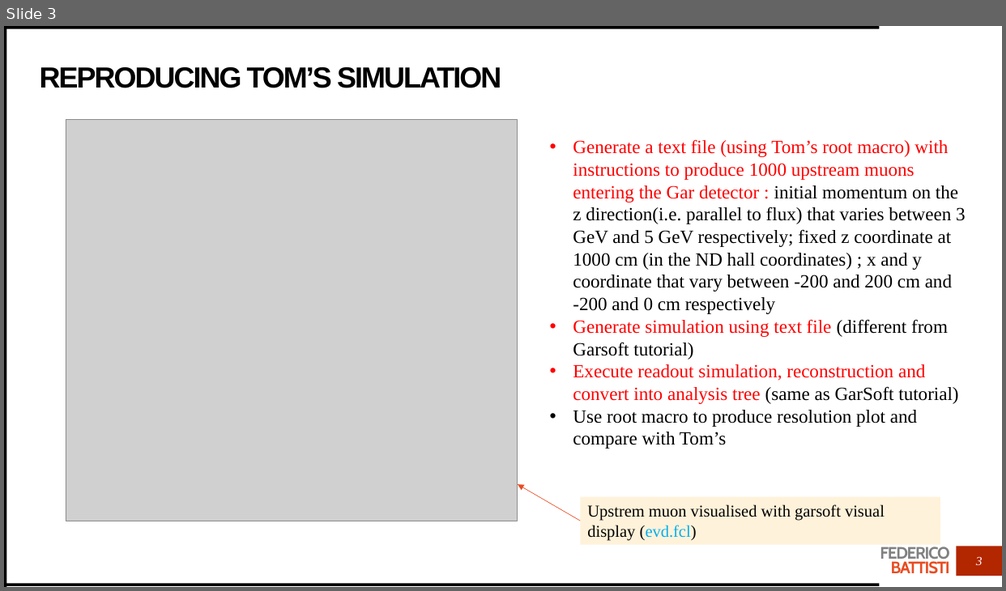
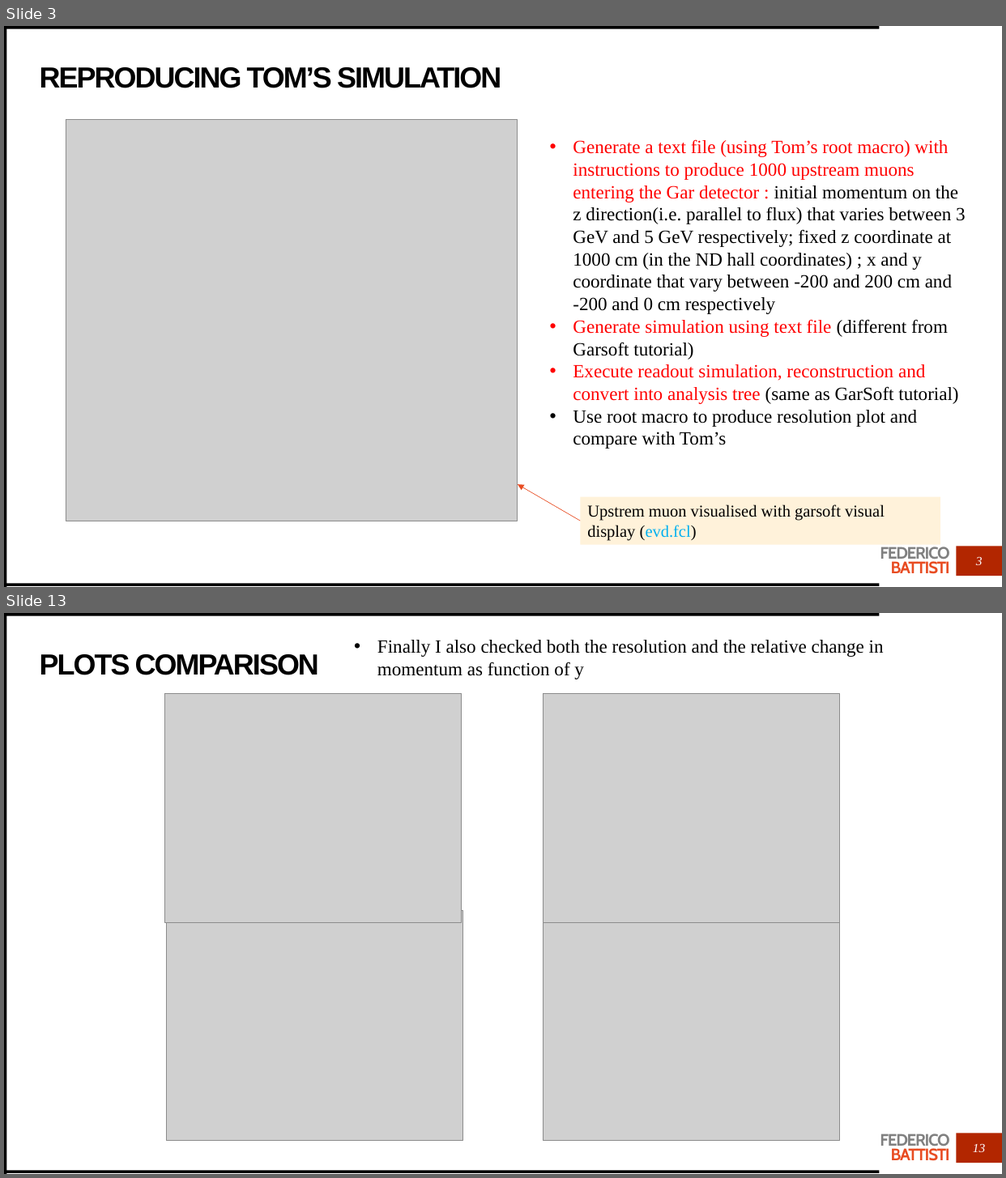
Before and after one commit to Trenchcoat95/OxfordCode, a slide deck: Simulation Exercise.pptx. Shown one above the other, each under a label of ours: slide 3 before the commit, slides 3 and 13 after it; the slides between them are not shown. The pictures are 1006x591 and 1006x1178 pixels, drawn with LibreOffice and Linux fonts; fonts in the diff are those of the drawing; grey boxes stand for pictures. Boxes give left, top, right and bottom in pixels: in the first picture for what was removed or moved away, otherwise in the second. Text is boxed around its words. In the diff, an @@ line names an element or a change of style, - is before the commit and + after.

Commit message:
First plots with garsoft v3

```diff
--- a/Simulation Exercise.pptx
+++ b/Simulation Exercise.pptx
@@ slide 13 added at (4, 613, 1002, 1174), background #FFFFFF; not listed: 5 template elements that a slide beside it also shows @@
@@ title added at (40, 654, 319, 675), 28 pt, text #000000, bold @@
+PLOTS COMPARISON
@@ text added at (377, 640, 884, 679), 18 pt, text #000000 @@
+• Finally I also checked both the resolution and the relative change in momentum as function of y
@@ picture added at (165, 693, 462, 923) @@
@@ picture added at (543, 693, 839, 923) @@
@@ picture added at (167, 911, 463, 1141) @@
@@ picture added at (543, 911, 839, 1141) @@
@@ page number added at (973, 1144, 985, 1152), 12 pt, text #FFFFFF, italic @@
+13
```
Also in this commit, not shown: 1 slide changed, 9 other slides added, 1 slide removed, 34 other files.
